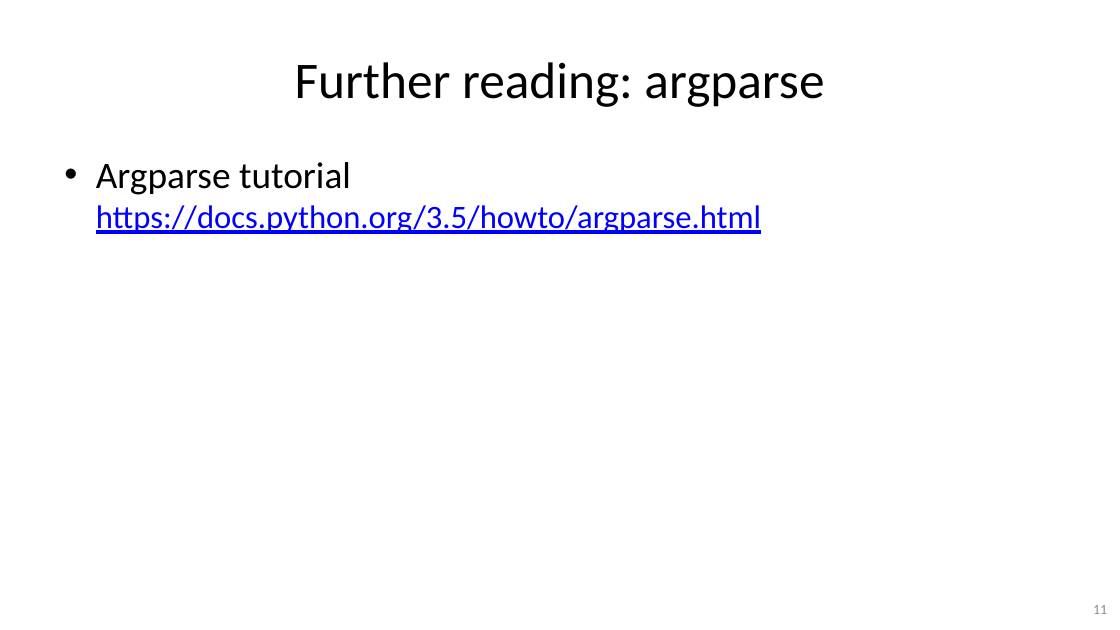
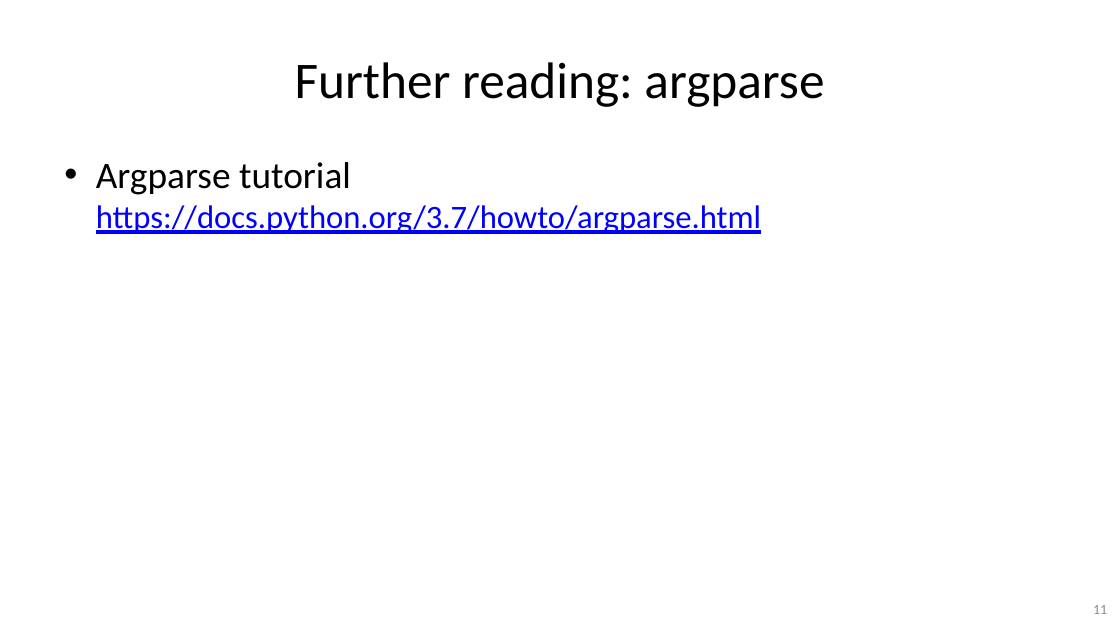
Before and after one commit to gjbex/Python-for-systems-programming, a slide deck: slide 11 of python_for_systems_programming.pptx. Drawn at 1120x630 pixels with LibreOffice and Linux fonts; fonts in the diff are those of the drawing. Boxes give left, top, right and bottom in pixels: in the first picture for what was removed or moved away, otherwise in the second. Text is boxed around its words. In the diff, an @@ line names an element or a change of style, - is before the commit and + after.

Commit message:
Update documentation links to Python 3.7

```diff
--- a/python_for_systems_programming.pptx
+++ b/python_for_systems_programming.pptx
@@ text at (x1=96, y1=162, x2=761, y2=234): text changed @@
-• Argparse tutorial
-  https://docs.python.org/3.5/howto/argparse.html
+• Argparse tutorial
+  https://docs.python.org/3.7/howto/argparse.html
```
Also in this commit, not shown: 1 other slide changed.
